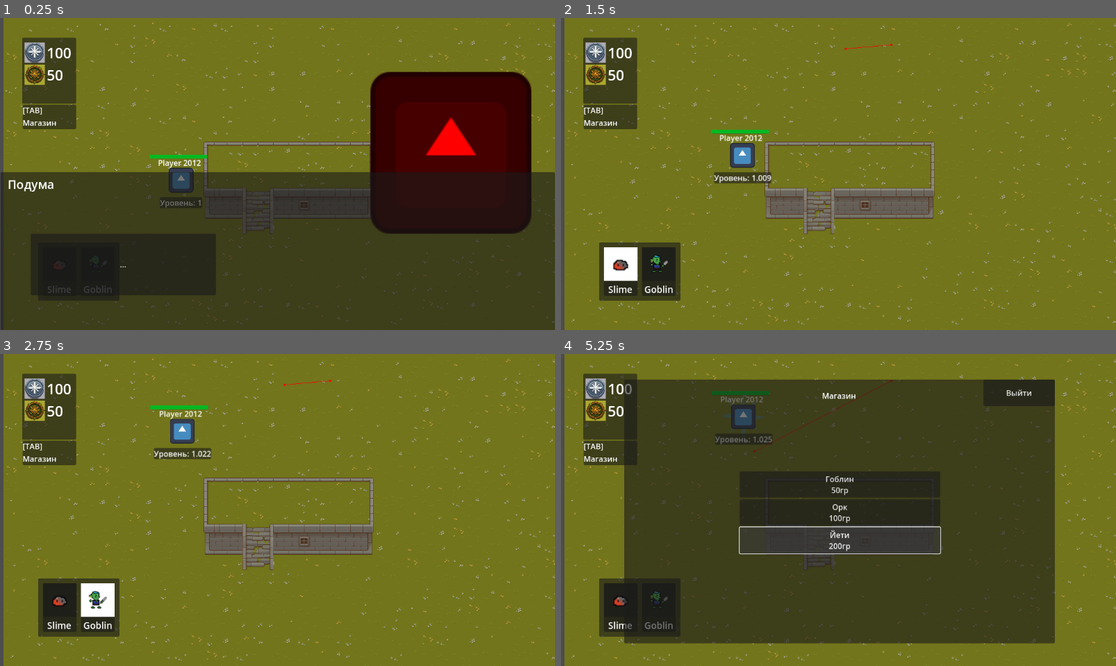
Above: before the commit, frames 1-4 (two rows, left to right).
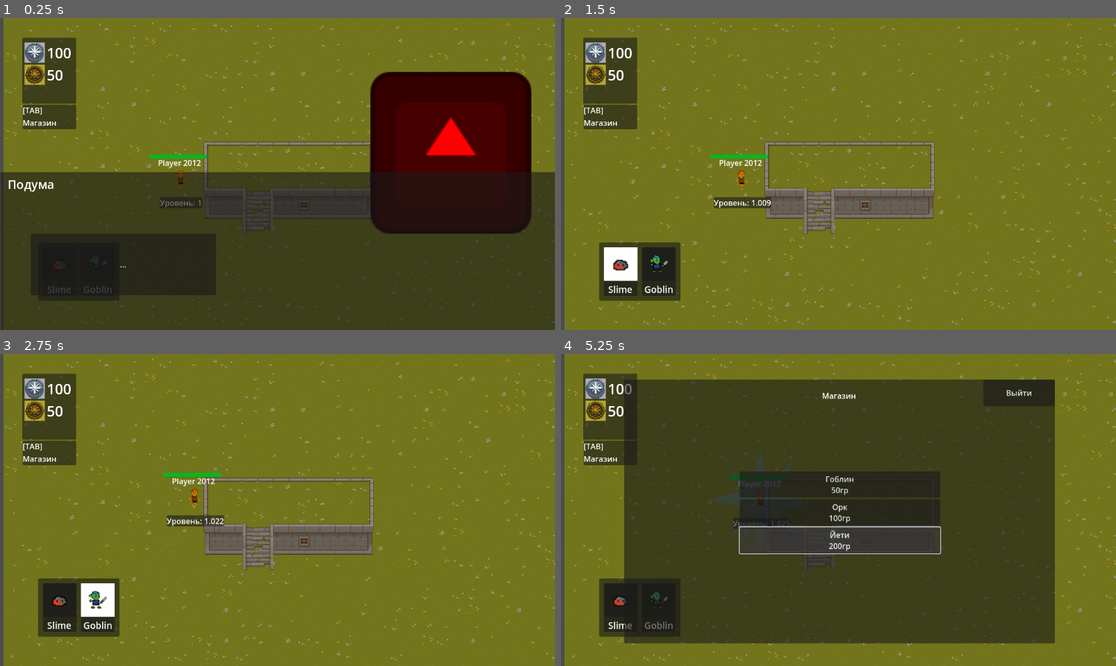
Above: after the commit, the same moments.

Repository: lunaro-4/WerewolfDestroyers
Game: Godot game, scene res://Scenes/main_scene.tscn
Two runs of this game, one before a commit and one after it. Both use one fixed random seed, a clock stepped at 60 frames per second and the inputs below. This scene is started directly instead of the project's main scene. The engine's default icon, where the game draws it, is replaced by a stand-in: a white triangle on a blue panel in a dark square.
Inputs (mouse positions are in pixels of both pictures, inside the frame that each line leads up to):
- Up to frame 1 (0.25 s): no input
- Up to frame 2 (1.5 s): click "..." at 0.5 s; click (622, 264) at 1.25 s
- Up to frame 3 (2.75 s): click (99, 600) at 2 s
- Up to frame 4 (5.25 s): tap Enter (Suget) at 2.75 s; move the mouse to (960, 494) at 2.77 s; hold Right (right) 2.78-3.5 s; click (960, 494) at 2.85 s; tap Tab (Shop) at 3.02 s; click "Гоблин 50гр" at 3.5 s; click "Орк 100гр" at 4.25 s; click "Йети 200гр" at 5 s

The runs differ from the first frame. In frame 1, 0.3% of the frame differs, in the area x 30-35%, y 47-56%; in frame 2, 1.5%; in frame 3, 1.6%, in the area x 27-60%, y 8-56%; in frame 4, 1.0%.

Commit message:
Добавил героя в мейн сцену, начал работу над вторым скиллом

Diff:
--- a/Scenes/main_scene.tscn
+++ b/Scenes/main_scene.tscn
@@ -53,7 +53,7 @@
 position = Vector2(376, 337)
 target_location = NodePath("../HeroTravelPoint")
 
-[node name="HeroTravelPoint" type="Marker2D" parent="."]
+[node name="HeroTravelPoint" type="Node2D" parent="."]
 position = Vector2(591, 64)
 
 [node name="MoveHeroTimer" type="Timer" parent="."]
--- a/Scenes/player_character.tscn
+++ b/Scenes/player_character.tscn
@@ -12,15 +12,87 @@
 [ext_resource type="Script" path="res://Scripts/HSlider.gd" id="9_ic7l6"]
 [ext_resource type="PackedScene" uid="uid://cg5holg485hji" path="res://CustomComponents/regeneration_component.tscn" id="10_kwqux"]
 [ext_resource type="PackedScene" uid="uid://bselw8ieny17t" path="res://CustomComponents/pathfinding_logic.tscn" id="12_khadm"]
+[ext_resource type="Texture2D" uid="uid://c7umwl5ntmus" path="res://Assets/EntitySprite/hero.png" id="13_hc4di"]
 
 [sub_resource type="RectangleShape2D" id="RectangleShape2D_inrhm"]
 size = Vector2(128, 130)
 
 [sub_resource type="CircleShape2D" id="CircleShape2D_wrykn"]
-radius = 192.0
+radius = 277.545
 
 [sub_resource type="RectangleShape2D" id="RectangleShape2D_aueyh"]
 size = Vector2(112, 112)
+
+[sub_resource type="AtlasTexture" id="AtlasTexture_e7nec"]
+atlas = ExtResource("13_hc4di")
+region = Rect2(0, 0, 48, 48)
+
+[sub_resource type="AtlasTexture" id="AtlasTexture_sjuaq"]
+atlas = ExtResource("13_hc4di")
+region = Rect2(48, 0, 48, 48)
+
+[sub_resource type="AtlasTexture" id="AtlasTexture_g8fvo"]
+atlas = ExtResource("13_hc4di")
+region = Rect2(96, 0, 48, 48)
+
+[sub_resource type="AtlasTexture" id="AtlasTexture_w5omk"]
+atlas = ExtResource("13_hc4di")
+region = Rect2(144, 0, 48, 48)
+
+[sub_resource type="AtlasTexture" id="AtlasTexture_fjd6c"]
+atlas = ExtResource("13_hc4di")
+region = Rect2(192, 0, 48, 48)
+
+[sub_resource type="AtlasTexture" id="AtlasTexture_ffrjn"]
+atlas = ExtResource("13_hc4di")
+region = Rect2(240, 0, 48, 48)
+
+[sub_resource type="AtlasTexture" id="AtlasTexture_a1c4t"]
+atlas = ExtResource("13_hc4di")
+region = Rect2(288, 0, 48, 48)
+
+[sub_resource type="AtlasTexture" id="AtlasTexture_dvpd4"]
+atlas = ExtResource("13_hc4di")
+region = Rect2(336, 0, 48, 48)
+
+[sub_resource type="AtlasTexture" id="AtlasTexture_cgse0"]
+atlas = ExtResource("13_hc4di")
+region = Rect2(384, 0, 48, 48)
+
+[sub_resource type="SpriteFrames" id="SpriteFrames_4efhn"]
+animations = [{
+"frames": [{
+"duration": 1.0,
+"texture": SubResource("AtlasTexture_e7nec")
+}, {
+"duration": 1.0,
+"texture": SubResource("AtlasTexture_sjuaq")
+}, {
+"duration": 1.0,
+"texture": SubResource("AtlasTexture_g8fvo")
+}, {
+"duration": 1.0,
+"texture": SubResource("AtlasTexture_w5omk")
+}, {
+"duration": 1.0,
+"texture": SubResource("AtlasTexture_fjd6c")
+}, {
+"duration": 1.0,
+"texture": SubResource("AtlasTexture_ffrjn")
+}, {
+"duration": 1.0,
+"texture": SubResource("AtlasTexture_a1c4t")
+}, {
+"duration": 1.0,
+"texture": SubResource("AtlasTexture_dvpd4")
+}, {
+"duration": 1.0,
+"texture": SubResource("AtlasTexture_cgse0")
+}],
+"loop": true,
+"name": &"default",
+"speed": 15.0
+}]
 
 [node name="PlayerCharacter" type="CharacterBody2D"]
 collision_layer = 5
@@ -61,8 +133,8 @@
 disabled = true
 
 [node name="HeroAttackAnimation" type="Polygon2D" parent="Attacks/HitBox1Component"]
-position = Vector2(-0.253113, 0)
-scale = Vector2(0.4, 0.413)
+position = Vector2(-0.0562502, 0)
+scale = Vector2(0.888, 0.919)
 color = Color(0.211765, 0.611765, 1, 0)
 polygon = PackedVector2Array(-5, 119, -16, 32, -75, 89, -37, 15, -120, -3, -39, -26, -84, -81, -22, -38, -1, -119, 12, -40, 74, -90, 32, -15, 121, 2, 36, 24, 84, 76, 23, 38)
 script = ExtResource("6_kkaox")
@@ -79,6 +151,7 @@
 shape = SubResource("RectangleShape2D_aueyh")
 
 [node name="Sprite2D" type="Sprite2D" parent="."]
+visible = false
 scale = Vector2(0.4, 0.4)
 texture = ExtResource("1_niawy")
 
@@ -133,8 +206,19 @@
 [node name="PathfindingLogic" parent="." instance=ExtResource("12_khadm")]
 position = Vector2(310.059, -322.774)
 
+[node name="MoveTimer" type="Timer" parent="."]
+wait_time = 1.141
+autostart = true
+
+[node name="MainSprite" type="AnimatedSprite2D" parent="."]
+modulate = Color(1, 0.482353, 0, 1)
+sprite_frames = SubResource("SpriteFrames_4efhn")
+frame = 8
+frame_progress = 0.285195
+
 [connection signal="hp_changed" from="HealthComponent" to="HealthComponent" method="_on_hp_changed"]
 [connection signal="hp_changed" from="HealthComponent" to="HPbar" method="_on_health_component_hp_changed"]
 [connection signal="on_death" from="HealthComponent" to="." method="_on_death"]
 [connection signal="on_health_decrease" from="HealthComponent" to="." method="_on_health_component_on_health_decrease"]
 [connection signal="attack_finished" from="Attacks/Attack1Component" to="." method="_on_attack_1_component_attack_finished"]
+[connection signal="timeout" from="MoveTimer" to="." method="_on_move_timer_timeout"]
--- a/Scripts/level.gd
+++ b/Scripts/level.gd
@@ -5,7 +5,7 @@
 var slime = preload("res://Scenes/slime.tscn")
 var goblin = preload("res://Scenes/goblin.tscn")
 
-const MOVE_RADIUS = 50
+const MOVE_RADIUS = 500
 
 
 
@@ -170,7 +170,7 @@
 # Перемещение героя
 ###########################################################
 
-@onready var travel_point = $HeroTravelPoint as Marker2D
+@onready var travel_point = $HeroTravelPoint as Node2D
 
 
 func generate_hero_path(length) -> Vector2:
@@ -181,4 +181,5 @@
 func move_marker():
 	var point_new_pos = generate_hero_path(randf()*MOVE_RADIUS)
 	travel_point.global_position = player.global_position + point_new_pos
+	#print(travel_point.global_position)
 	pass
--- a/Scripts/player_character.gd
+++ b/Scripts/player_character.gd
@@ -11,8 +11,10 @@
 
 @onready var pathfinder = $PathfindingLogic as PathfinderLogic
 
+@onready var main_sprite = $MainSprite as AnimatedSprite2D
 
-@onready var direction = pathfinder.target_path_vector
+
+@onready var direction = Vector2(0,0)
 
 
 @export var target_location : Node2D
@@ -26,11 +28,12 @@
 
 
 func _ready():
+	main_sprite.play()
 	attack_component.attack()
 	$RegenerationComponent.regen_start()
 	if target_location:
 		pathfinder.target = target_location
-		pathfinder.pathfinding_init()
+		#pathfinder.pathfinding_init()
 
 
 	pass
@@ -40,23 +43,14 @@
 	queue_free()
 
 func _physics_process(_delta):
-	#print(is_static)
-	#if is_static == true:
-		#animate_sprite(false)
-	#elif is_static == false:
-		#animate_sprite(true)
-		#direction = pathfinder.target_path_vector
-		#if direction.x< 0:
-			#main_sprite.flip_h = true
-			#attack_sprite.flip_h = true
-		#else:
-			#main_sprite.flip_h = false
-			#attack_sprite.flip_h = false
-		direction = pathfinder.target_path_vector
-		velocity = -direction * SPEED
+	direction = direction.normalized()
+	velocity = direction * SPEED* randf()
+	if direction.x< 0:
+		main_sprite.flip_h = true
+	else:
+		main_sprite.flip_h = false
 
-
-		move_and_slide()
+	move_and_slide()
 
 
 
@@ -80,3 +74,9 @@
 		$HealthComponent.multiply_health(2)
 		not_second_level = false
 		pass
+
+
+
+func _on_move_timer_timeout():
+	direction = target_location.global_position - global_position
+	pass # Replace with function body.
Not shown: 1 places in Scenes/player_character.tscn that only renumber resources
